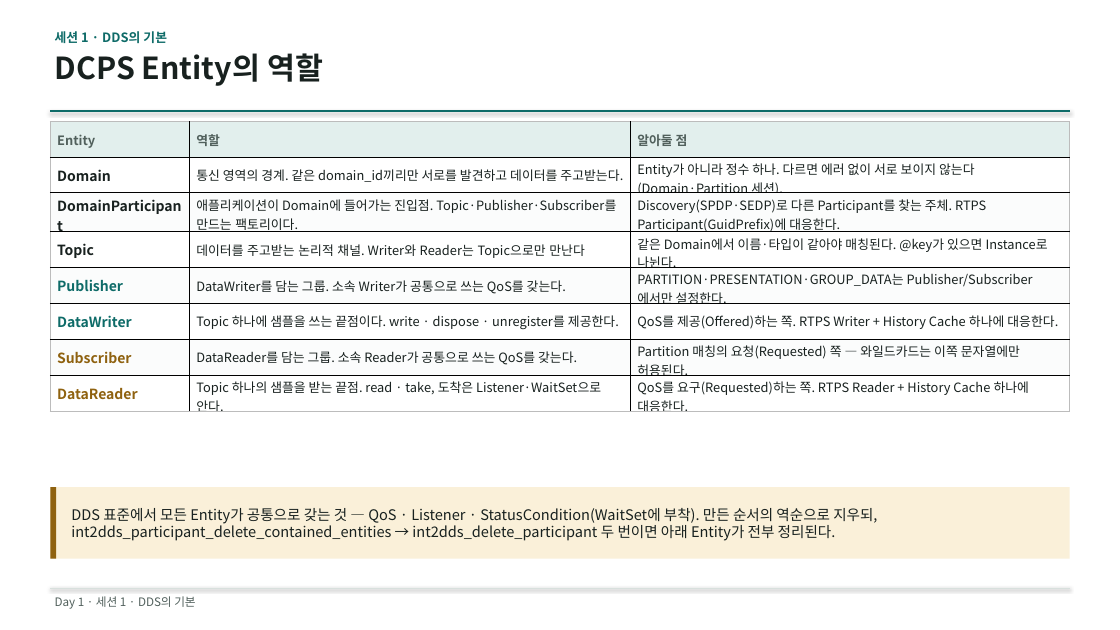
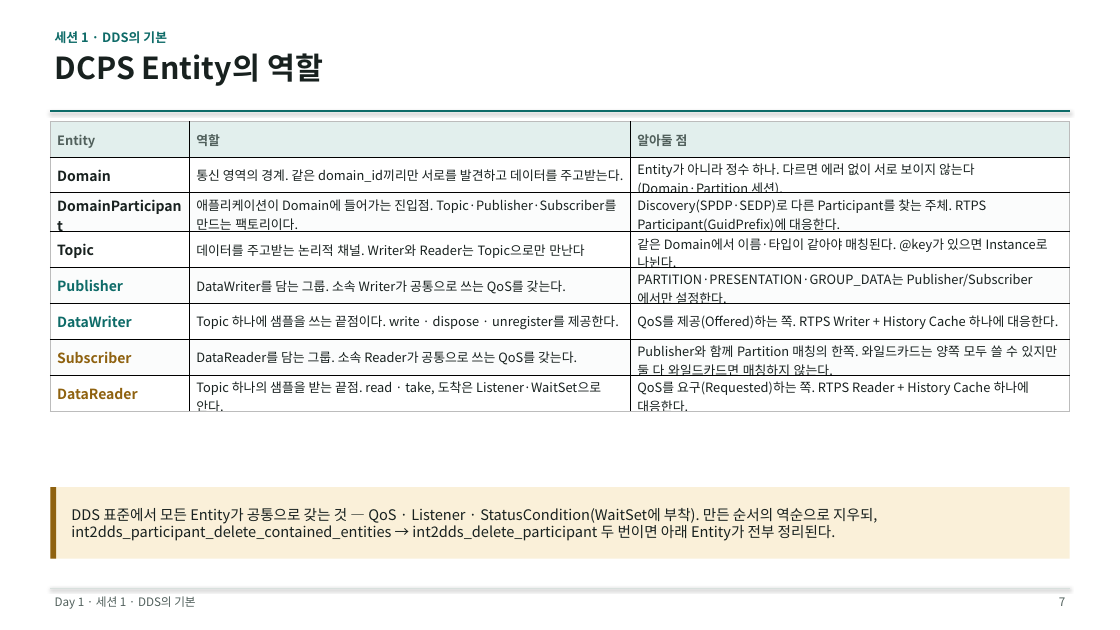
Before and after one commit to IntellectusCorp/int2DDS-lecture, a slide deck: slide 7 of int2dds-lecture.pptx. Drawn at 1120x630 pixels with LibreOffice and Linux fonts; fonts in the diff are those of the drawing. Boxes give left, top, right and bottom in pixels: in the first picture for what was removed or moved away, otherwise in the second. Text is boxed around its words. In the diff, an @@ line names an element or a change of style, - is before the commit and + after.

```diff
--- a/int2dds-lecture.pptx
+++ b/int2dds-lecture.pptx
@@ table at (50,122,1070,416) @@
-row 7, column 3: Partition 매칭의 요청(Requested) 쪽 — 와일드카드는 이쪽 문자열에만 허용된다.
+row 7, column 3: Publisher와 함께 Partition 매칭의 한쪽. 와일드카드는 양쪽 모두 쓸 수 있지만 둘 다 와일드카드면 매칭하지 않는다.
@@ page number added at (1059,597,1065,606), 10 pt, text #51605C @@
+7
```
Also in this commit, not shown: 52 other slides changed.
